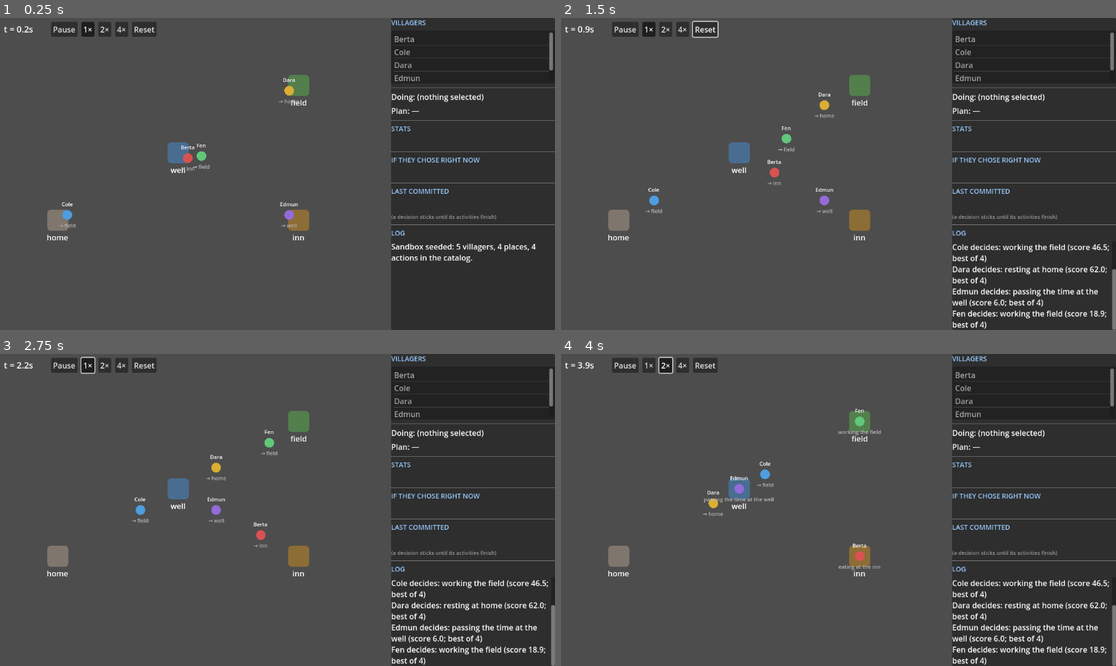
Above: before the commit, frames 1-4 (two rows, left to right).
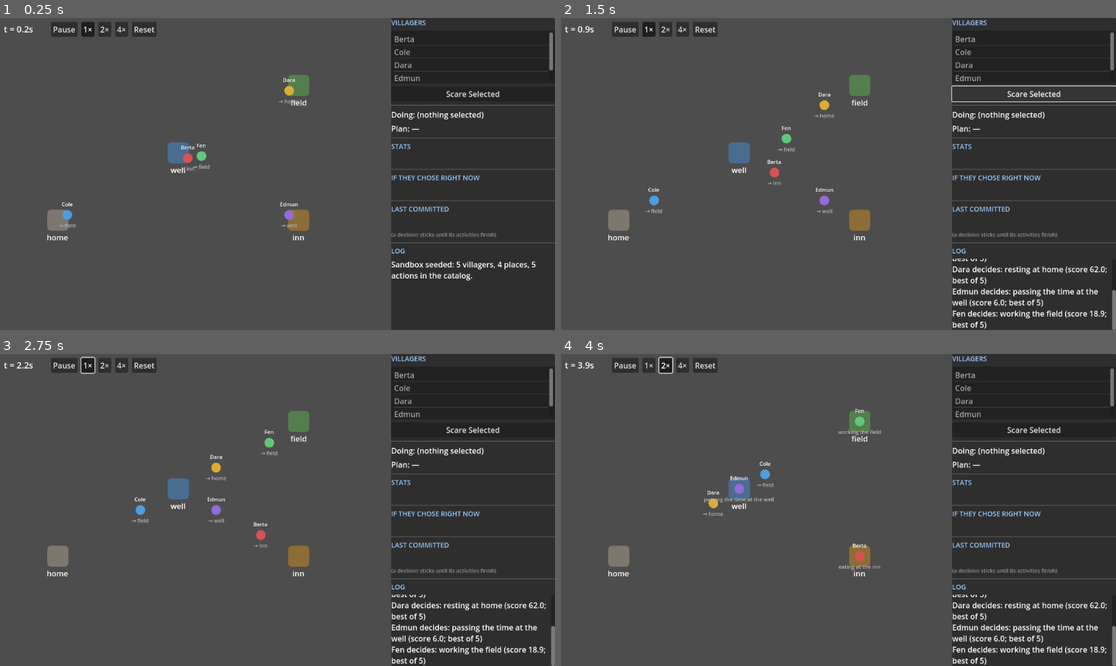
Above: after the commit, the same moments.

Repository: zmkram322/TheKingYouDontSee
Game: Godot game, scene res://sandbox/sandbox.tscn
Two runs of this game, one before a commit and one after it. Both use one fixed random seed, a clock stepped at 60 frames per second and the inputs below. This scene is started directly instead of the project's main scene.
Inputs (mouse positions are in pixels of both pictures, inside the frame that each line leads up to):
- Up to frame 1 (0.25 s): no input
- Up to frame 2 (1.5 s): click "Reset" at 0.5 s; click (1032, 92) at 1.25 s, where only the run after the commit has a clickable "Scare Selected"
- Up to frame 3 (2.75 s): click "1×" at 2 s
- Up to frame 4 (4 s): move the mouse to (960, 494) at 2.77 s; hold D (move_right) 2.78-3.5 s; click (960, 494) at 2.92 s; click "2×" at 3.5 s

The runs differ from the first frame. In frame 1, 2.9% of the frame differs, in the area x 70-100%, y 22-85%; in frame 2, 2.7%; in frame 3, 2.5%; in frame 4, 2.5%.

Commit message:
sandbox v2

Diff:
--- a/tkyds-game/sandbox/sandbox.gd
+++ b/tkyds-game/sandbox/sandbox.gd
@@ -29,6 +29,7 @@
 var _speed_buttons: Array[Button] = []
 var _speed_values: Array[float] = [1.0, 2.0, 4.0]
 var _villager_list: ItemList
+var _scare_button: Button
 var _doing_value_label: Label
 var _plan_value_label: Label
 var _stats_value_label: Label
@@ -181,6 +182,11 @@
 	col.add_child(_villager_list)
 	_rebuild_villager_list()
 
+	_scare_button = Button.new()
+	_scare_button.text = "Scare Selected"
+	_scare_button.pressed.connect(_on_scare_pressed)
+	col.add_child(_scare_button)
+
 	col.add_child(HSeparator.new())
 
 	_doing_value_label = Label.new()
@@ -279,6 +285,13 @@
 			nearest_dist = dist
 			nearest = v
 	return nearest
+
+
+func _on_scare_pressed() -> void:
+	if _selected == null:
+		return
+	world.scare(_selected)
+	_refresh_inspector()
 
 
 func _on_villager_list_selected(index: int) -> void:
@@ -352,7 +365,9 @@
 	var coin: int = world.stats.get_primary(v.actor, Stat.COIN)
 	var vigor: float = world.stats.get_derived(v.actor, Stat.VIGOR)
 	var place: StringName = world.stats.get_primary(v.actor, Stat.PLACE)
-	return "hunger: %.1f\nenergy: %.1f\ncoin: %d\nvigor: %.2f\nplace: %s" % [hunger, energy, coin, vigor, String(place)]
+	var fear: float = world.stats.get_primary(v.actor, Stat.FEAR)
+	var threatened: bool = world.stats.get_derived(v.actor, Stat.THREATENED)
+	return "hunger: %.1f\nenergy: %.1f\ncoin: %d\nvigor: %.2f\nplace: %s\nfear: %.1f\nthreatened: %s" % [hunger, energy, coin, vigor, String(place), fear, threatened]
 
 
 # Same rendering for the live pass and the last committed decision so the two
--- a/tkyds-game/sandbox/sandbox_catalog.gd
+++ b/tkyds-game/sandbox/sandbox_catalog.gd
@@ -11,10 +11,15 @@
 
 	# The eligibility example: a possession gate, authored as data. Without
 	# coin, this option simply isn't offered — no special-case in the brain.
+	# Also gated by THREATENED, same as every non-crisis option below: the
+	# safety interrupt is expressed entirely as data predicates, not as a
+	# priority check anywhere in the brain.
 	options.append(
 		ActionOption.make(&"eat_at_inn", "eating at the inn", &"inn", 2.0)
 			.only_if(func(store: StatStore, actor: Actor) -> bool:
-				return int(store.get_primary(actor, Stat.COIN)) >= SandboxTune.MEAL_PRICE)
+				var has_coin: bool = int(store.get_primary(actor, Stat.COIN)) >= SandboxTune.MEAL_PRICE
+				var calm: bool = not bool(store.get_derived(actor, Stat.THREATENED))
+				return has_coin and calm)
 			.scored_by(func(store: StatStore, actor: Actor) -> float:
 				# Quadratic — urgency compounds as hunger climbs, rather than
 				# growing appeal in a straight line. The curve example.
@@ -31,6 +36,8 @@
 
 	options.append(
 		ActionOption.make(&"work_field", "working the field", &"field", 3.0)
+			.only_if(func(store: StatStore, actor: Actor) -> bool:
+				return not bool(store.get_derived(actor, Stat.THREATENED)))
 			.scored_by(func(store: StatStore, actor: Actor) -> float:
 				# The derived-stat-inside-scoring example: VIGOR folds energy
 				# and hunger together, so a wrung-out actor stops chasing work
@@ -47,6 +54,8 @@
 
 	options.append(
 		ActionOption.make(&"rest_home", "resting at home", &"home", 2.5)
+			.only_if(func(store: StatStore, actor: Actor) -> bool:
+				return not bool(store.get_derived(actor, Stat.THREATENED)))
 			.scored_by(func(store: StatStore, actor: Actor) -> float:
 				var energy: float = store.get_primary(actor, Stat.ENERGY)
 				return SandboxTune.W_REST * pow(1.0 - energy / SandboxTune.ENERGY_MAX, 2.0))
@@ -56,11 +65,29 @@
 	)
 
 	# The floor every real need must outbid — "everything outbids, nothing
-	# overrides" in miniature. No gate, no effect: just somewhere to be.
+	# overrides" in miniature. No effect: just somewhere to be. Still gated by
+	# THREATENED like the other non-crisis options, so a scared actor has
+	# nothing to fall back to except the safety response below.
 	options.append(
 		ActionOption.make(&"pass_time_well", "passing the time at the well", &"well", 1.5)
+			.only_if(func(store: StatStore, actor: Actor) -> bool:
+				return not bool(store.get_derived(actor, Stat.THREATENED)))
 			.scored_by(func(_store: StatStore, _actor: Actor) -> float:
 				return SandboxTune.IDLE_APPEAL)
 	)
 
+	# The safety interrupt. Deliberately carries no only_if — this is the
+	# protected-set member (PRD: survival/direct-interpersonal actions are
+	# never identity- or eligibility-pruned) — so it always competes, but its
+	# appeal is ~0 while calm and dominant once FEAR clears THREAT_THRESHOLD.
+	# "Stays until safe" needs no special machinery: each cycle it finishes,
+	# the actor re-chooses, and while still threatened everything else is
+	# ineligible, so shelter just gets picked again.
+	options.append(
+		ActionOption.make(&"shelter_home", "sheltering at home", &"home", SandboxTune.SHELTER_DURATION)
+			.scored_by(func(store: StatStore, actor: Actor) -> float:
+				var fear: float = store.get_primary(actor, Stat.FEAR)
+				return SandboxTune.W_SHELTER * pow(fear / SandboxTune.FEAR_MAX, 2.0))
+	)
+
 	return options
--- a/tkyds-game/sandbox/sandbox_tuning.gd
+++ b/tkyds-game/sandbox/sandbox_tuning.gd
@@ -34,3 +34,14 @@
 const W_REST := 80.0
 const IDLE_APPEAL := 6.0        # the floor: what "nothing presses" scores
 const COIN_COMFORT := 20.0      # coin level above which working stops appealing
+
+# --- Fear / safety interrupt ---
+const FEAR_MAX := 100.0
+const FEAR_DECAY_PER_SECOND := 8.0    # ambient calm-down, same shape as hunger/energy drift
+const SCARE_AMOUNT := 80.0            # what the "Scare" button adds, clamped to FEAR_MAX
+const THREAT_THRESHOLD := 55.0        # the lingering read (below) must clear this to count as threatened
+const FEAR_LINGER_EXPONENT := 0.5     # < 1: FEAR_MAX * (fear/FEAR_MAX)^X reads higher than raw fear
+                                       # as fear decays, so the threat reading lingers after a scare
+                                       # without needing a second threshold or any stored history
+const W_SHELTER := 120.0              # above every other option's ceiling, so it wins outright once threatened
+const SHELTER_DURATION := 4.0         # short cycle so a cleared threat is noticed at the next seam
--- a/tkyds-game/sandbox/sandbox_world.gd
+++ b/tkyds-game/sandbox/sandbox_world.gd
@@ -33,7 +33,9 @@
 	stats.set_actor_default(Stat.ENERGY, SandboxTune.ENERGY_MAX)
 	stats.set_actor_default(Stat.COIN, 0)
 	stats.set_actor_default(Stat.PLACE, &"well")
+	stats.set_actor_default(Stat.FEAR, 0.0)
 	stats.define_derived(Stat.VIGOR, _derive_vigor)
+	stats.define_derived(Stat.THREATENED, _derive_threatened)
 
 	options = SandboxCatalog.build()
 
@@ -86,18 +88,38 @@
 	return clampf((energy - 0.5 * hunger) / SandboxTune.ENERGY_MAX, 0.0, 1.0)
 
 
+# Pure math off the one primary — no stored history. The reshape (X < 1)
+# makes this read stay above THREAT_THRESHOLD longer than raw FEAR would as
+# it decays, which is what gives "takes a while to calm down" without a
+# second threshold or a hand-written primary.
+func _derive_threatened(store: StatStore, a: Actor, _b: Actor) -> bool:
+	var fear: float = store.get_primary(a, Stat.FEAR)
+	var lingering: float = SandboxTune.FEAR_MAX * pow(fear / SandboxTune.FEAR_MAX, SandboxTune.FEAR_LINGER_EXPONENT)
+	return lingering >= SandboxTune.THREAT_THRESHOLD
+
+
 # --- The step -----------------------------------------------------------
 
 func advance(delta: float) -> void:
 	time += delta
 
-	# Ambient drift, through the store, so derived caches (VIGOR) invalidate
-	# honestly rather than going stale under a doing actor's feet.
+	# Ambient drift, through the store, so derived caches (VIGOR, THREATENED)
+	# invalidate honestly rather than going stale under a doing actor's feet.
 	for v in villagers:
 		var hunger: float = stats.get_primary(v.actor, Stat.HUNGER)
 		stats.write_primary(v.actor, Stat.HUNGER, minf(SandboxTune.HUNGER_MAX, hunger + SandboxTune.HUNGER_PER_SECOND * delta))
 		var energy: float = stats.get_primary(v.actor, Stat.ENERGY)
 		stats.write_primary(v.actor, Stat.ENERGY, maxf(0.0, energy - SandboxTune.ENERGY_DRIFT_PER_SECOND * delta))
+
+		# Cheap watcher, not a poll of the brain: reading a cached derived
+		# bool before/after one primary write is nowhere near the cost of a
+		# full rescore. The expensive part (reconsider -> choose(), scoring
+		# the whole catalog) only runs on the rare tick where THREATENED
+		# actually flips.
+		var was_threatened: bool = stats.get_derived(v.actor, Stat.THREATENED)
+		var fear: float = stats.get_primary(v.actor, Stat.FEAR)
+		stats.write_primary(v.actor, Stat.FEAR, maxf(0.0, fear - SandboxTune.FEAR_DECAY_PER_SECOND * delta))
+		_sync_threat(v, was_threatened)
 
 	for v in villagers:
 		# Commitment rule: a decision sticks until its activities finish —
@@ -111,6 +133,30 @@
 			else:
 				choose(v)
 		v.doing.advance(delta)
+
+
+# Compares THREATENED from before/after a FEAR write and reconsiders only on
+# an actual flip — the pre-emption trigger. This is bookkeeping about when to
+# ask the brain again, not a second copy of the threat logic itself; that
+# logic lives entirely in _derive_threatened.
+func _sync_threat(v: Villager, was_threatened: bool) -> void:
+	var now_threatened: bool = stats.get_derived(v.actor, Stat.THREATENED)
+	if now_threatened == was_threatened:
+		return
+	if now_threatened:
+		_log("%s is startled and bolts for safety!" % v.actor.person_name)
+	v.reconsider(self)
+
+
+# The scare button's handler. Writes FEAR directly, same as any other stat
+# write, then runs the same before/after check the ambient loop uses — so a
+# scare takes effect immediately (mid-Activity, not on the next frame's
+# drift pass) without a second, parallel notion of "just got scared."
+func scare(v: Villager, amount: float = SandboxTune.SCARE_AMOUNT) -> void:
+	var was_threatened: bool = stats.get_derived(v.actor, Stat.THREATENED)
+	var fear: float = stats.get_primary(v.actor, Stat.FEAR)
+	stats.write_primary(v.actor, Stat.FEAR, minf(SandboxTune.FEAR_MAX, fear + amount))
+	_sync_threat(v, was_threatened)
 
 
 func choose(v: Villager) -> void:
--- a/tkyds-game/sandbox/villager.gd
+++ b/tkyds-game/sandbox/villager.gd
@@ -21,3 +21,15 @@
 	if doing == null:
 		return "choosing…"
 	return doing.describe()
+
+
+# The pre-emption entry point: forces a fresh decision now, abandoning
+# whatever's in progress, rather than waiting for the current Activity to
+# finish. world.choose() already rebuilds doing/plan unconditionally, so
+# there's no special cancel path needed — reconsidering mid-walk just
+# re-routes from the current position, and reconsidering mid-Perform simply
+# never applies that Perform's effect (nothing partial to unwind). Takes
+# world rather than storing a back-reference, so Villager stays constructible
+# without one.
+func reconsider(world: SandboxWorld) -> void:
+	world.choose(self)
--- a/tkyds-game/sim/stats.gd
+++ b/tkyds-game/sim/stats.gd
@@ -37,3 +37,11 @@
 # --- Sandbox examples (behavior sandbox; see sandbox/) ----------------------
 const ENERGY := &"energy"   # 0 = spent, 100 = fresh; work drains it, rest restores it
 const VIGOR := &"vigor"     # derived: how much doing an actor has in them right now
+const FEAR := &"fear"             # 0 = calm, 100 = terrified; decays on its own, spikes on a scare
+const THREATENED := &"threatened" # derived: true while a slow-release reshaping of FEAR
+                                   # (SandboxTune.FEAR_LINGER_EXPONENT) reads above THREAT_THRESHOLD.
+                                   # A pure function of FEAR, same pattern as VIGOR — FEAR only ever
+                                   # moves monotonically between discrete writes (decay, or a scare),
+                                   # so a single threshold can't flicker here; no memory needed.
+                                   # Distinct from the real sim's confrontation-time "Threat"
+                                   # evaluation noted above.
Not shown: 1 places in tkyds-game/sandbox/sandbox.tscn that only renumber resources
